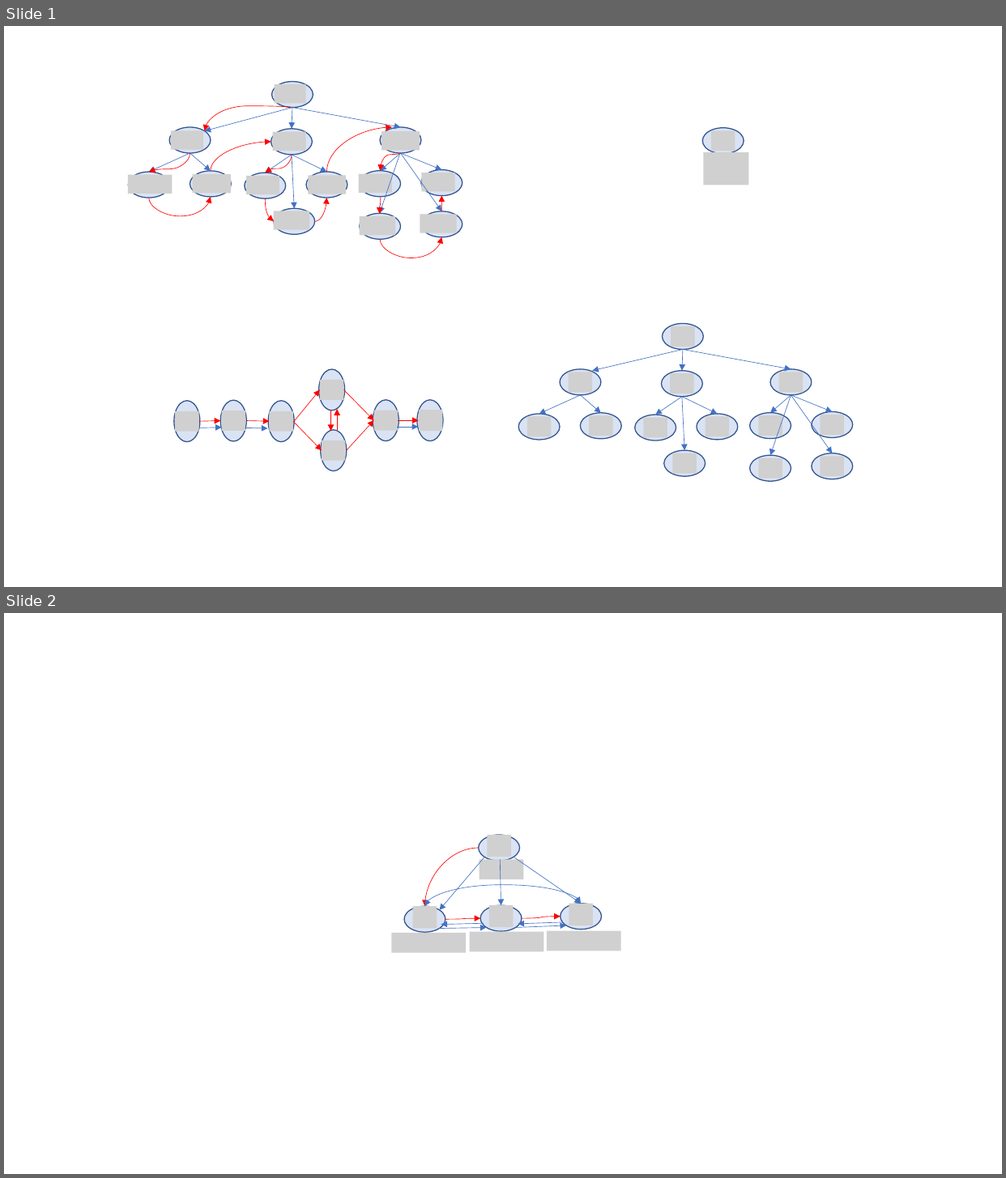
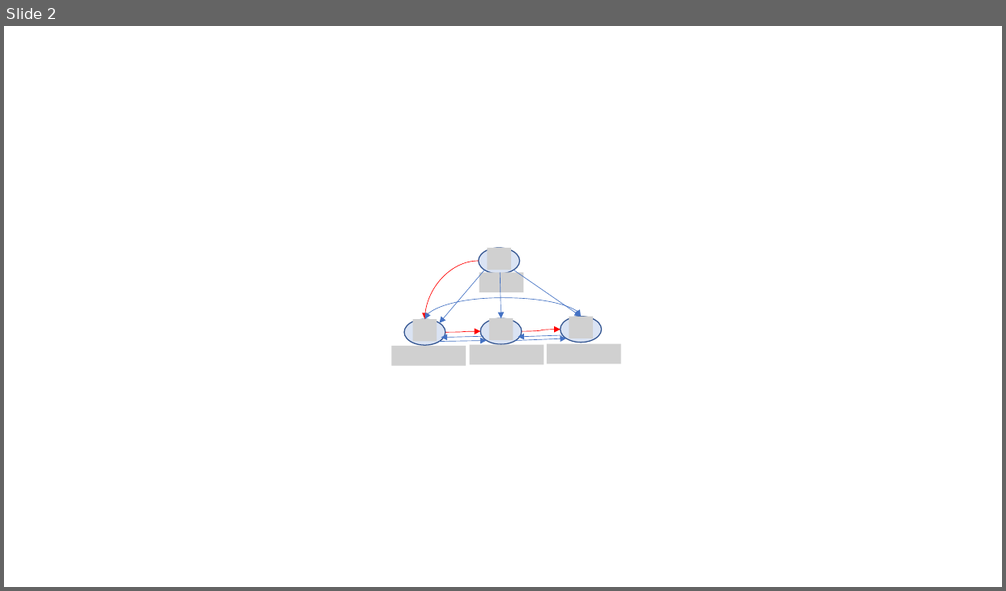
Before and after one commit to dimitarpg13/root_cause_analysis_and_model_checking, a slide deck: docs/RootCauseAnalysisforFulfillmentSplittingDecisions.pptx. Shown one above the other, each under a label of ours: slides 1 and 2 before the commit, slide 2 after it. The pictures are 1006x1178 and 1006x591 pixels, drawn with LibreOffice and Linux fonts; fonts in the diff are those of the drawing; grey boxes stand for pictures. Boxes give left, top, right and bottom in pixels: in the first picture for what was removed or moved away, otherwise in the second. Text is boxed around its words. In the diff, an @@ line names an element or a change of style, - is before the commit and + after.

```diff
--- a/docs/RootCauseAnalysisforFulfillmentSplittingDecisions.pptx
+++ b/docs/RootCauseAnalysisforFulfillmentSplittingDecisions.pptx
@@ slide 1 removed at [4,26,1002,587], background #FFFFFF @@
@@ ellipse removed at [702,128,744,154] @@
@@ picture removed at [711,130,735,151] @@
@@ picture removed at [703,152,749,186] @@
@@ group removed at [127,81,462,258]: 13 ellipses, 13 pictures, 12 arrows, 12 curved arrows @@
@@ group removed at [174,369,444,472]: 12 arrows, 7 ellipses, 7 pictures @@
@@ group removed at [518,324,853,482]: 13 ellipses, 13 pictures, 12 arrows @@
```
Also in this commit, not shown: 2 slides added, 1 other file.
